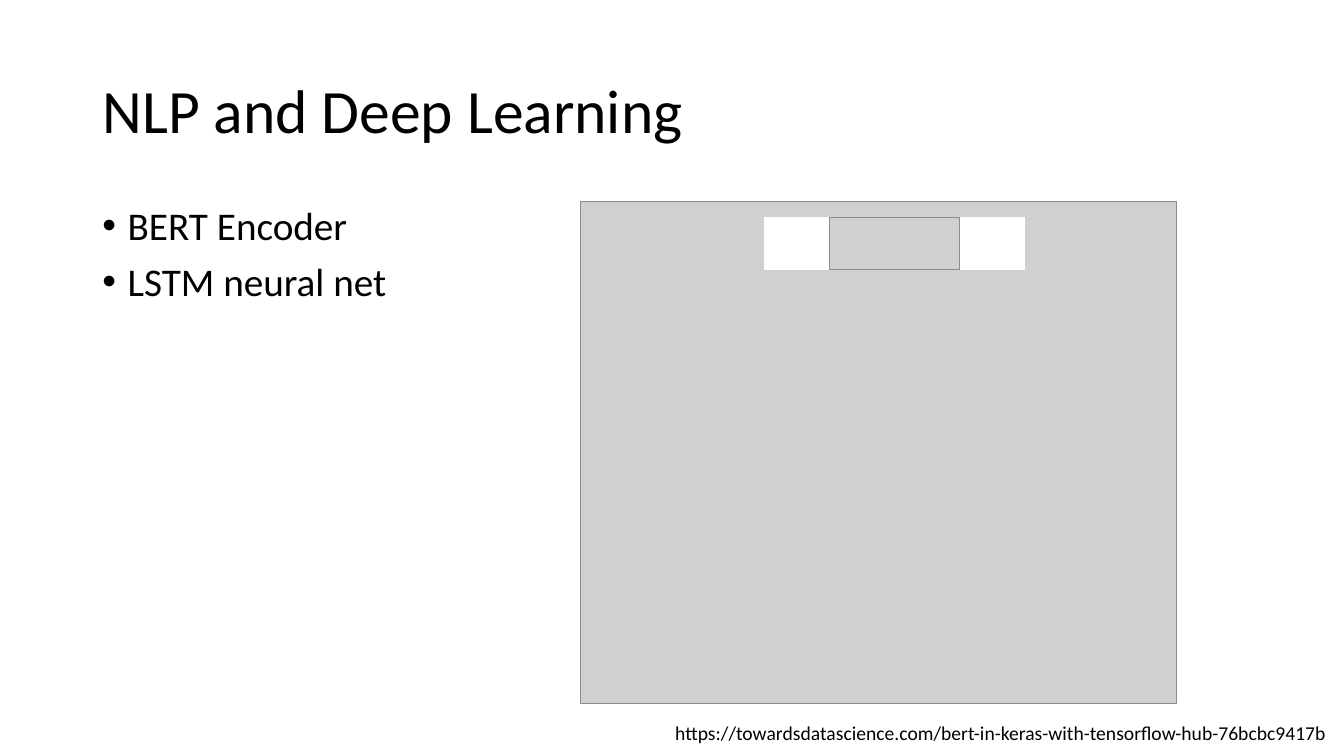
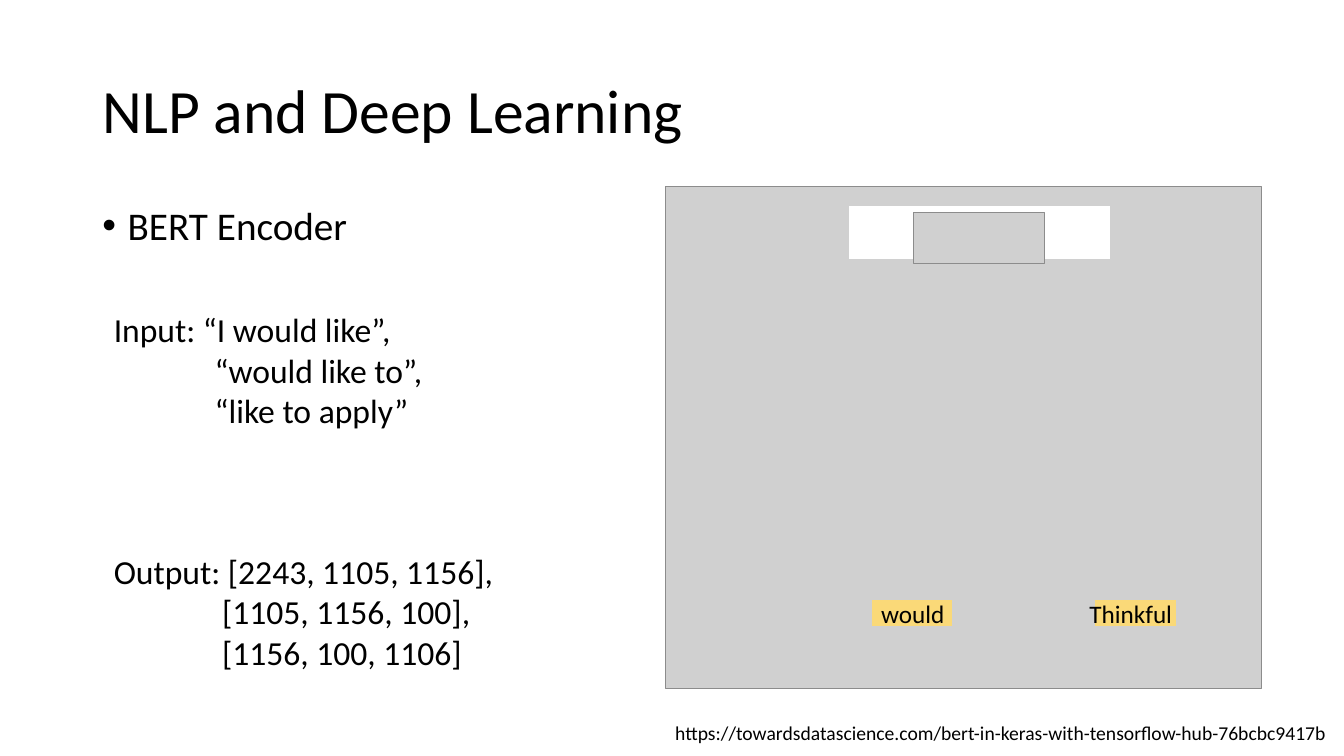
Before and after one commit to rhkhoo/Cover_Letter_Generator, a slide deck: slide 7 of Cover Letter Generator Using NLP and Deep Learning.pptx (slide 5 before the commit). Drawn at 1344x756 pixels with LibreOffice and Linux fonts; fonts in the diff are those of the drawing; grey boxes stand for pictures. Boxes give left, top, right and bottom in pixels: in the first picture for what was removed or moved away, otherwise in the second. Text is boxed around its words. In the diff, an @@ line names an element or a change of style, - is before the commit and + after.

```diff
--- a/Cover Letter Generator Using NLP and Deep Learning.pptx
+++ b/Cover Letter Generator Using NLP and Deep Learning.pptx
@@ picture: place and size @@
-picture at box(581, 202, 1177, 704)
+picture at box(665, 187, 1261, 689)
@@ rectangle: place and size @@
-rectangle at box(765, 218, 1025, 269)
+rectangle at box(850, 207, 1110, 258)
@@ picture: place and size @@
-picture at box(830, 218, 961, 269)
+picture at box(914, 213, 1046, 264)
@@ text at box(128, 268, 386, 297): paragraph removed @@
-• LSTM neural net
@@ text added at box(114, 318, 493, 670), 24 pt, text #000000 @@
+Input: “I would like”,
+“would like to”,
+“like to apply”
+Output: [2243, 1105, 1156],
+[1105, 1156, 100],
+[1156, 100, 1106]
@@ rectangle added at box(872, 601, 951, 626), fill #FAD978, outline #FAD978 1 pt @@
@@ text added at box(881, 605, 944, 629), 18 pt, text #000000 @@
+would
@@ text added at box(1089, 602, 1172, 629), 18 pt, text #000000 @@
+Thinkful
@@ rectangle added at box(1096, 601, 1175, 626), fill #FAD978, outline #FAD978 1 pt @@
```
Also in this commit, not shown: 2 other slides changed, 2 slides added, 1 other file.
